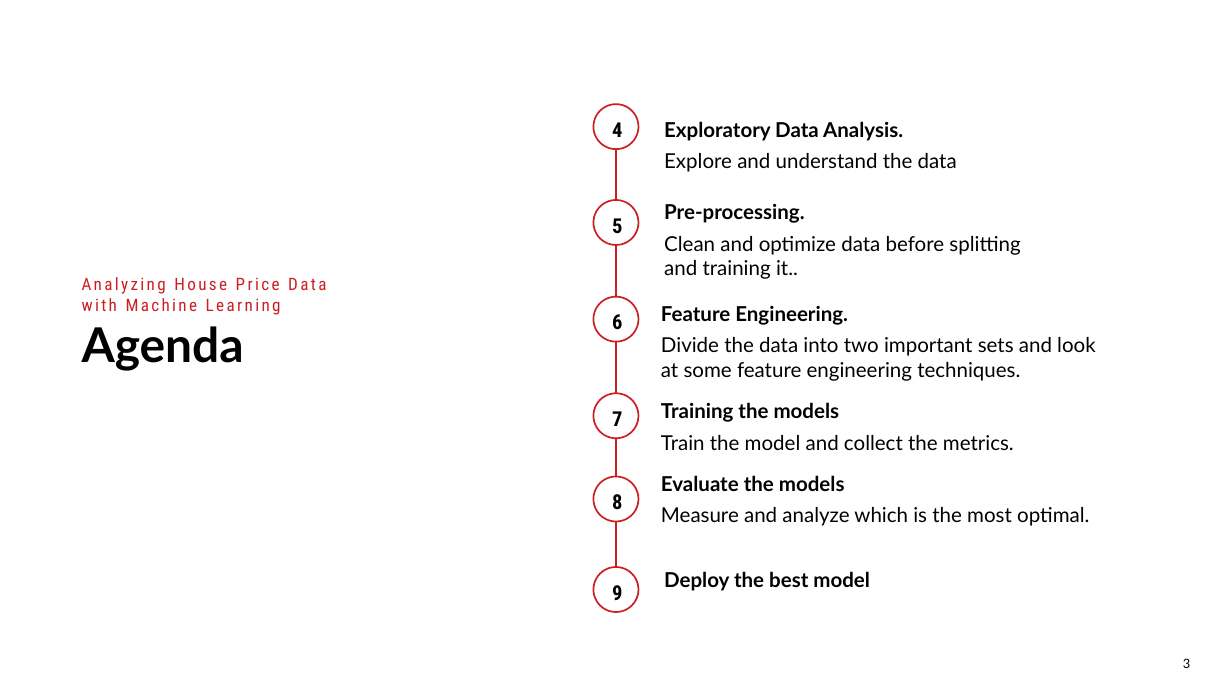
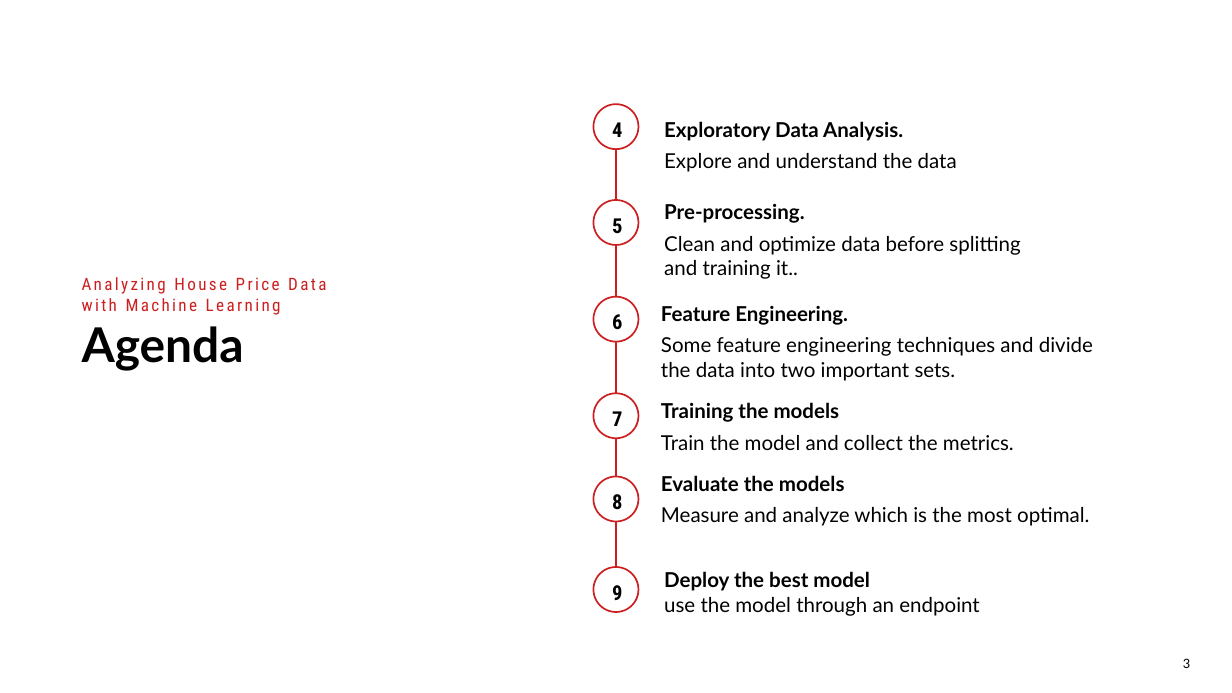
Before and after one commit to albertbolanoss/labs_machine_learning, a slide deck: slide 3 of layers/Case Study_Analyzing House Price Data with Machine Learning.pptx. Drawn at 1232x693 pixels with LibreOffice and Linux fonts; fonts in the diff are those of the drawing; background and template pictures are left out. Boxes give left, top, right and bottom in pixels: in the first picture for what was removed or moved away, otherwise in the second. Text is boxed around its words. In the diff, an @@ line names an element or a change of style, - is before the commit and + after.

Commit message:
feature engineering

```diff
--- a/layers/Case Study_Analyzing House Price Data with Machine Learning.pptx
+++ b/layers/Case Study_Analyzing House Price Data with Machine Learning.pptx
@@ text at (x1=661, y1=337, x2=1093, y2=381): text changed @@
-Divide the data into two important sets and look at some feature engineering techniques.
+Some feature engineering techniques and divide the data into two important sets.
@@ text at (x1=664, y1=571, x2=979, y2=616): text changed; bold off @@
-Deploy the best model
+Deploy the best model
+use the model through an endpoint
```
Also in this commit, not shown: 2 other slides changed, 2 other files.
